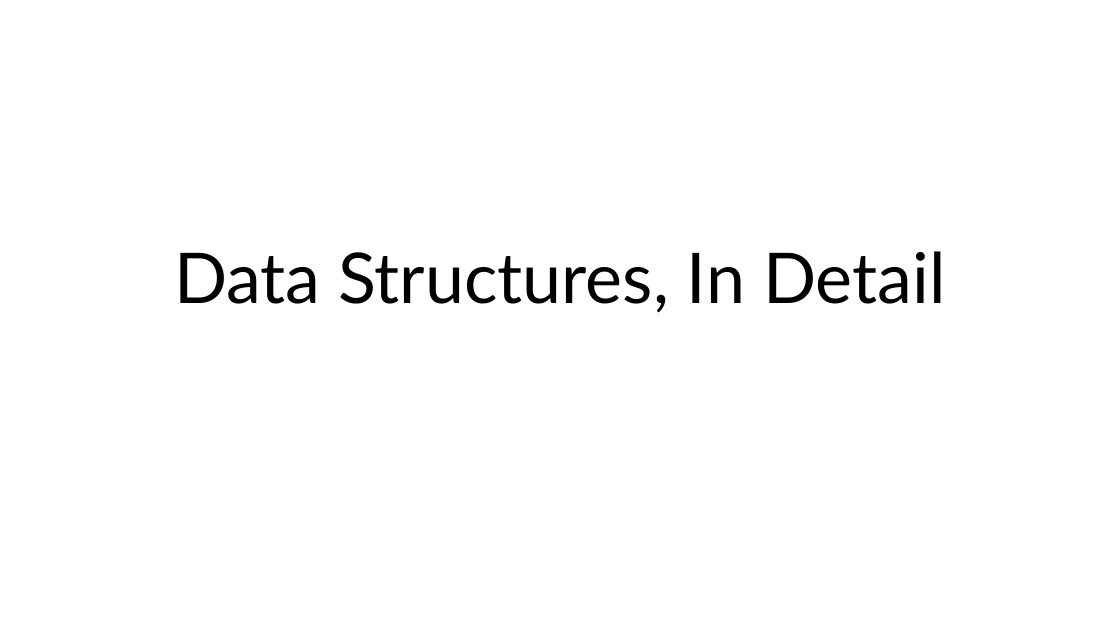
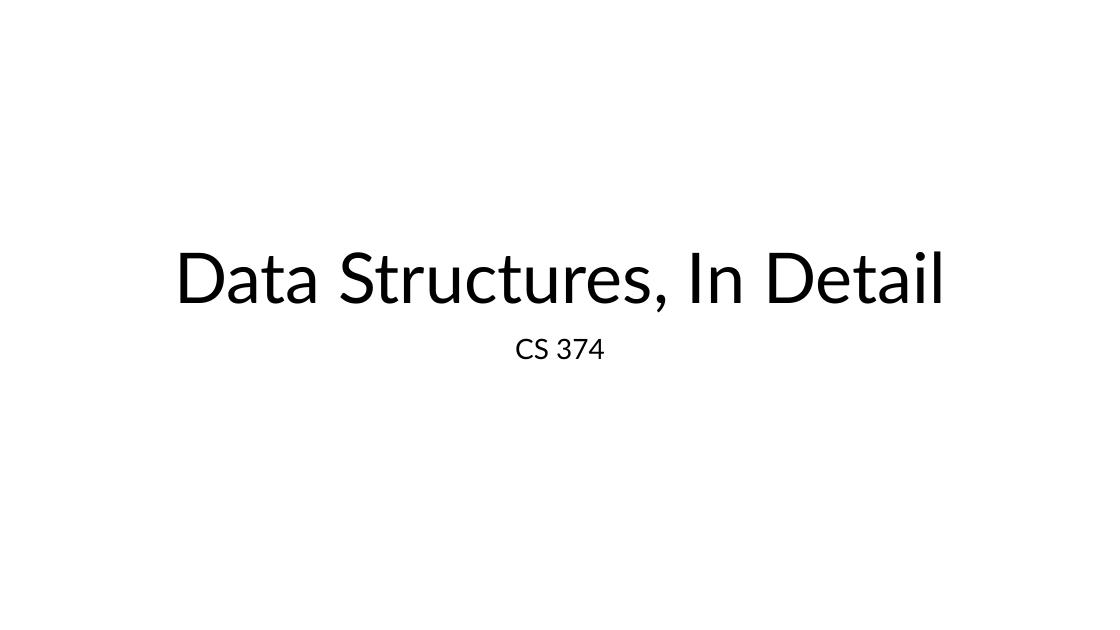
Before and after one commit to SMC-CS-374-Sp26/Unit-2-Data-Structures, a slide deck: slide 1 of 374 DS in detail.pptx. Drawn at 1120x630 pixels with LibreOffice and Linux fonts; fonts in the diff are those of the drawing. Boxes give left, top, right and bottom in pixels: in the first picture for what was removed or moved away, otherwise in the second. Text is boxed around its words. In the diff, an @@ line names an element or a change of style, - is before the commit and + after.

```diff
--- a/374 DS in detail.pptx
+++ b/374 DS in detail.pptx
@@ subtitle added at bbox=[515, 338, 605, 360], 24 pt, text #000000 @@
+CS 374
```
Also in this commit, not shown: 1 other slide changed, 18 slides added, 2 other files.
